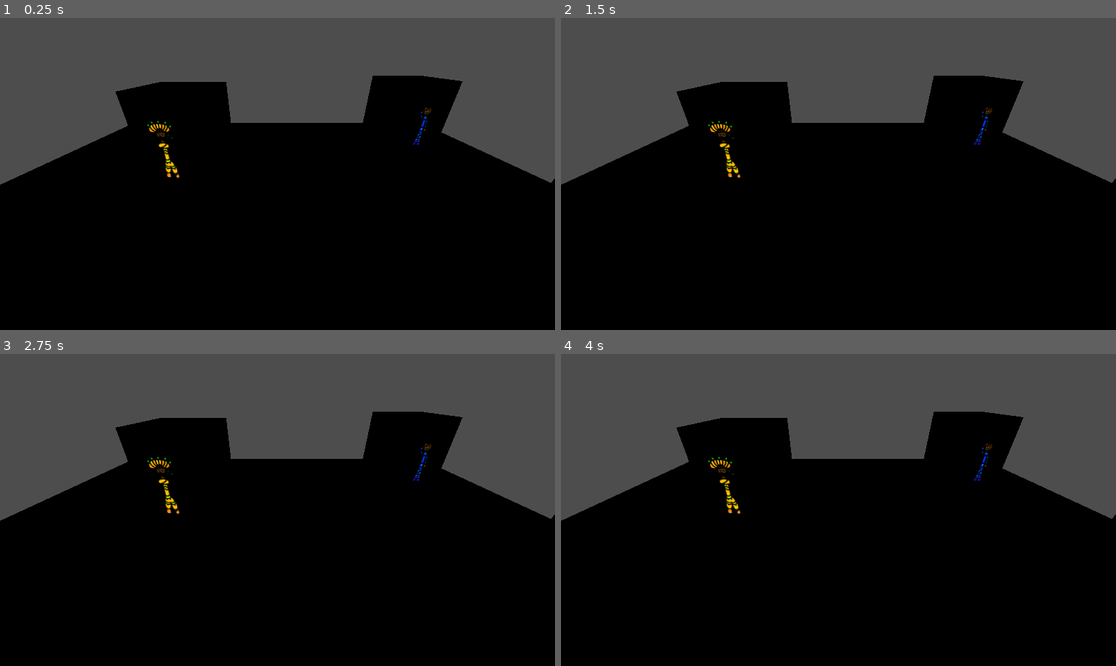
Above: before the commit, frames 1-4 (two rows, left to right).
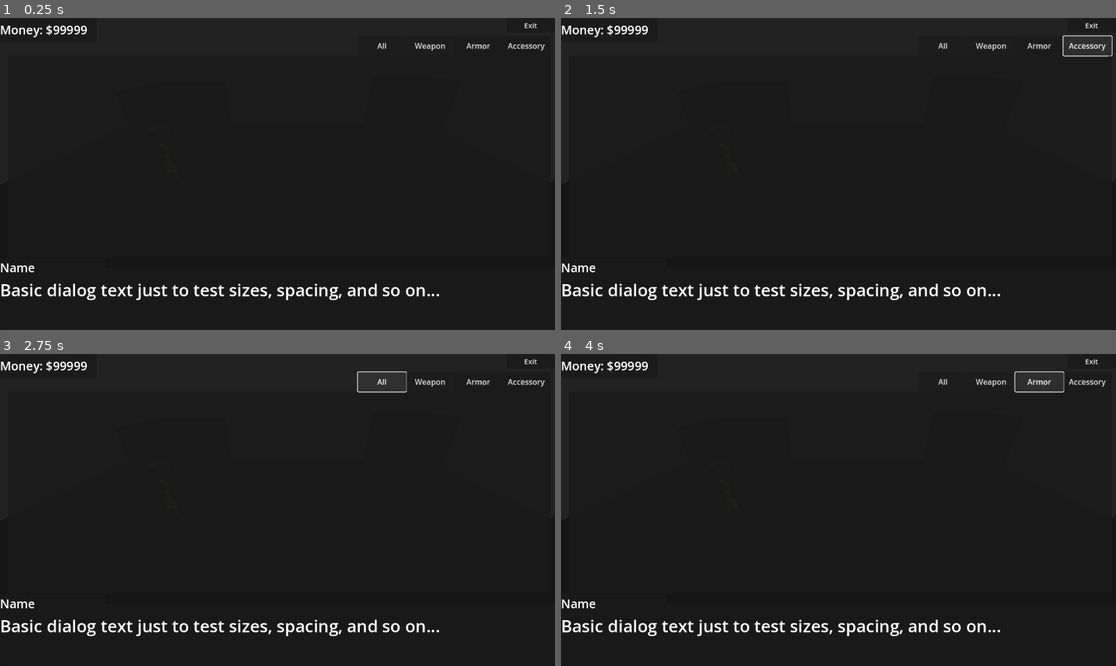
Above: after the commit, the same moments.

Repository: eneumont/towermercs
Game: Godot game, scene res://Scenes/Town/Town1.tscn
The game is run twice, just before and just after one commit, with the same random seed, the same clock (stepped at 60 frames per second) and the same inputs. This scene is started directly instead of the project's main scene.
Inputs (mouse positions are in pixels of both pictures, inside the frame that each line leads up to):
- Up to frame 1 (0.25 s): no input
- Up to frame 2 (1.5 s): click (1038, 46) at 0.5 s, where only the run after the commit has a clickable "Buy"; click (1088, 46) at 1.25 s, where only the run after the commit has a clickable "Sell"
- Up to frame 3 (2.75 s): click (382, 382) at 2 s, where only the run after the commit has a clickable "All"
- Up to frame 4 (4 s): click (993, 382) at 2.75 s, where only the run after the commit has a clickable "Weapon"; click (1038, 382) at 3.5 s, where only the run after the commit has a clickable "Armor"

The runs differ from the first frame. In frame 1, 97% of the frame differs, in the area x 0-100%, y 0-100%; in frame 2, 97%; in frame 3, 97%; in frame 4, 97%.
Error after the commit: Parse Error: Invalid index type "String" for a base of type "Dictionary[ItemRes, int]". (res://Scripts/Town/shop_ui.gd:52)

Commit message:
lot of battle ui, command menu now

Diff:
--- /dev/null
+++ b/Resources/Arts/test_attack.tres
@@ -0,0 +1,18 @@
+[gd_resource type="Resource" script_class="ArtRes" load_steps=3 format=3 uid="uid://c3gbno5omnedq"]
+
+[ext_resource type="Script" uid="uid://ys26fldtku2b" path="res://Scripts/Resources/art_data.gd" id="1_kqxnt"]
+[ext_resource type="Script" uid="uid://dxgcds3j52eam" path="res://Scripts/Resources/status_data.gd" id="2_ctbjl"]
+
+[resource]
+script = ExtResource("1_kqxnt")
+id = "test_attack"
+display_name = "Attack"
+power = 1.0
+ranges = Array[int]([1])
+accuracy = 100.0
+critical = 1.0
+team = 1
+anim = "anim_name"
+crit_art = "test_attack_crit"
+description = "Hit a foe... hard!"
+metadata/_custom_type_script = "uid://ys26fldtku2b"
--- a/Resources/Foes/fairy-1.tres
+++ b/Resources/Foes/fairy-1.tres
@@ -6,4 +6,6 @@
 script = ExtResource("1_4lbf4")
 id = "Fairy1"
 display_name = "Fairy"
+cur_level = 1
+cur_exp = 8
 metadata/_custom_type_script = "uid://cik62ltryynnf"
--- a/Resources/Foes/goblin-1.tres
+++ b/Resources/Foes/goblin-1.tres
@@ -6,4 +6,6 @@
 script = ExtResource("1_ou8jh")
 id = "Goblin1"
 display_name = "Goblin"
+cur_level = 1
+cur_exp = 10
 metadata/_custom_type_script = "uid://cik62ltryynnf"
--- a/Resources/Foes/slime-1.tres
+++ b/Resources/Foes/slime-1.tres
@@ -6,4 +6,6 @@
 script = ExtResource("1_6e2ew")
 id = "Slime1"
 display_name = "Slime"
+cur_level = 1
+cur_exp = 11
 metadata/_custom_type_script = "uid://cik62ltryynnf"
--- a/Scenes/Battle/Characters/BattlerEnemy.tscn
+++ b/Scenes/Battle/Characters/BattlerEnemy.tscn
@@ -1,7 +1,31 @@
-[gd_scene load_steps=2 format=3 uid="uid://cyqrkgg6wkrk3"]
+[gd_scene load_steps=5 format=3 uid="uid://cyqrkgg6wkrk3"]
 
 [ext_resource type="Script" uid="uid://crm8p23mbax35" path="res://Scripts/Battle/battlerE.gd" id="1_qjpua"]
+[ext_resource type="PackedScene" uid="uid://cimcggwvtovg1" path="res://Scenes/Battle/UI/SelectUI.tscn" id="2_v3p1c"]
+
+[sub_resource type="SphereShape3D" id="SphereShape3D_qjpua"]
+radius = 1.5246701
+
+[sub_resource type="ViewportTexture" id="ViewportTexture_5gb2v"]
+viewport_path = NodePath("Sprite3D/SubViewport")
 
 [node name="BattlerEnemy" type="CharacterBody3D"]
 script = ExtResource("1_qjpua")
 metadata/_custom_type_script = "uid://crm8p23mbax35"
+
+[node name="CollisionShape3D" type="CollisionShape3D" parent="."]
+transform = Transform3D(1, 0, 0, 0, 1, 0, 0, 0, 1, 0, 1.5375781, 0)
+shape = SubResource("SphereShape3D_qjpua")
+
+[node name="Sprite3D" type="Sprite3D" parent="."]
+transform = Transform3D(0.3536442, 0, 0, 0, 0.3536442, 0, 0, 0, 1, 0, 2.2431972, 0)
+visible = false
+texture = SubResource("ViewportTexture_5gb2v")
+
+[node name="SubViewport" type="SubViewport" parent="Sprite3D"]
+size = Vector2i(600, 100)
+
+[node name="SelectUI" parent="Sprite3D/SubViewport" instance=ExtResource("2_v3p1c")]
+
+[connection signal="mouse_entered" from="." to="." method="show_select"]
+[connection signal="mouse_exited" from="." to="." method="hide_select"]
--- a/Scenes/Battle/Characters/BattlerPlayer.tscn
+++ b/Scenes/Battle/Characters/BattlerPlayer.tscn
@@ -1,7 +1,10 @@
-[gd_scene load_steps=6 format=3 uid="uid://cf5p3n3ek8f68"]
+[gd_scene load_steps=8 format=3 uid="uid://cf5p3n3ek8f68"]
 
 [ext_resource type="Script" uid="uid://c8b48af2qipn0" path="res://Scripts/Battle/battlerP.gd" id="1_q5msn"]
 [ext_resource type="Texture2D" uid="uid://dxl38cypdf47x" path="res://Images/Textures/Classes/Mage/mage_battle.png" id="2_hqnuu"]
+[ext_resource type="PackedScene" uid="uid://cimcggwvtovg1" path="res://Scenes/Battle/UI/SelectUI.tscn" id="3_wkk3a"]
+
+[sub_resource type="CapsuleShape3D" id="CapsuleShape3D_qko8o"]
 
 [sub_resource type="AtlasTexture" id="AtlasTexture_wkk3a"]
 atlas = ExtResource("2_hqnuu")
@@ -18,17 +21,31 @@
 "speed": 5.0
 }]
 
-[sub_resource type="CapsuleShape3D" id="CapsuleShape3D_qko8o"]
+[sub_resource type="ViewportTexture" id="ViewportTexture_h3dt3"]
+viewport_path = NodePath("Sprite3D/SubViewport")
 
 [node name="BattlerPlayer" type="CharacterBody3D"]
 script = ExtResource("1_q5msn")
 metadata/_custom_type_script = "uid://c8b48af2qipn0"
+
+[node name="CollisionShape3D" type="CollisionShape3D" parent="."]
+transform = Transform3D(1, 0, 0, 0, 1, 0, 0, 0, 1, 0, 1, 0)
+shape = SubResource("CapsuleShape3D_qko8o")
 
 [node name="AnimatedSprite3D" type="AnimatedSprite3D" parent="."]
 transform = Transform3D(0.3, 0, 0, 0, 0.3, 0, 0, 0, 0.3, 0, 1, 0)
 sprite_frames = SubResource("SpriteFrames_h3dt3")
 animation = &"idle"
 
-[node name="CollisionShape3D" type="CollisionShape3D" parent="."]
-transform = Transform3D(1, 0, 0, 0, 1, 0, 0, 0, 1, 0, 1, 0)
-shape = SubResource("CapsuleShape3D_qko8o")
+[node name="Sprite3D" type="Sprite3D" parent="."]
+transform = Transform3D(0.3536442, 0, 0, 0, 0.3536442, 0, 0, 0, 1, 0, 2.2431972, 0)
+visible = false
+texture = SubResource("ViewportTexture_h3dt3")
+
+[node name="SubViewport" type="SubViewport" parent="Sprite3D"]
+size = Vector2i(600, 100)
+
+[node name="SelectUI" parent="Sprite3D/SubViewport" instance=ExtResource("3_wkk3a")]
+
+[connection signal="mouse_entered" from="." to="." method="show_select"]
+[connection signal="mouse_exited" from="." to="." method="hide_select"]
--- a/Scenes/Battle/Fields/Battlefield1.tscn
+++ b/Scenes/Battle/Fields/Battlefield1.tscn
@@ -51,3 +51,6 @@
 transform = Transform3D(1, 0, 0, 0, 1, 0, 0, 0, 1, 4, 0, 2)
 
 [node name="BattleUI" parent="." instance=ExtResource("3_oqfcn")]
+
+[node name="BattleCam" type="Camera3D" parent="."]
+transform = Transform3D(1, 0, 0, 0, 0.833751, 0.55214065, 0, -0.55214065, 0.833751, 0, 4.054781, 5.573721)
--- a/Scenes/Battle/UI/BattleUI.tscn
+++ b/Scenes/Battle/UI/BattleUI.tscn
@@ -1,8 +1,9 @@
-[gd_scene load_steps=4 format=3 uid="uid://d2855ggg0hct0"]
+[gd_scene load_steps=5 format=3 uid="uid://d2855ggg0hct0"]
 
 [ext_resource type="Script" uid="uid://dlyn3ndu5bpm4" path="res://Scripts/Battle/battle_ui.gd" id="1_nkmye"]
 [ext_resource type="PackedScene" uid="uid://dea6lfh22ghef" path="res://Scenes/Battle/UI/TurnOrderUI.tscn" id="1_pwnkg"]
 [ext_resource type="PackedScene" uid="uid://bkkhnrq0u474q" path="res://Scenes/Battle/UI/PartyUI.tscn" id="2_cdxc5"]
+[ext_resource type="PackedScene" uid="uid://0aseox2fxwgw" path="res://Scenes/Battle/UI/FeedbackUI.tscn" id="3_ykgc2"]
 
 [node name="BattleUI" type="Control" node_paths=PackedStringArray("party_slots", "turnOrder")]
 layout_mode = 3
@@ -17,6 +18,17 @@
 
 [node name="TurnOrderUI" parent="." instance=ExtResource("1_pwnkg")]
 layout_mode = 1
+
+[node name="Feedback" parent="." instance=ExtResource("3_ykgc2")]
+layout_mode = 1
+anchors_preset = 5
+anchor_left = 0.5
+anchor_right = 0.5
+offset_left = -310.0
+offset_top = 100.0
+offset_right = 310.0
+offset_bottom = 142.0
+grow_horizontal = 2
 
 [node name="PartyUI" parent="." instance=ExtResource("2_cdxc5")]
 layout_mode = 1
--- /dev/null
+++ b/Scenes/Battle/UI/CommandMenuUI.tscn
@@ -0,0 +1,125 @@
+[gd_scene load_steps=3 format=3 uid="uid://d2ngtar5oskti"]
+
+[ext_resource type="Script" uid="uid://5h0bx4n86xhi" path="res://Scripts/Battle/command_menu.gd" id="1_h3hwq"]
+
+[sub_resource type="CanvasItemMaterial" id="CanvasItemMaterial_dtoyl"]
+blend_mode = 3
+light_mode = 1
+
+[node name="CommandMenu" type="Control"]
+layout_mode = 3
+anchor_right = 0.36100003
+anchor_bottom = 0.574
+offset_right = 0.1279602
+offset_bottom = 0.04800415
+grow_horizontal = 2
+grow_vertical = 2
+script = ExtResource("1_h3hwq")
+
+[node name="Panel2" type="Panel" parent="."]
+modulate = Color(0, 0, 0, 1)
+material = SubResource("CanvasItemMaterial_dtoyl")
+layout_mode = 0
+offset_left = 22.0
+offset_top = 69.0
+offset_right = 410.0
+offset_bottom = 367.0
+
+[node name="VBox" type="VBoxContainer" parent="Panel2"]
+layout_mode = 1
+anchors_preset = 15
+anchor_right = 1.0
+anchor_bottom = 1.0
+grow_horizontal = 2
+grow_vertical = 2
+
+[node name="SwapBtn" type="Button" parent="Panel2/VBox"]
+layout_mode = 2
+size_flags_vertical = 3
+theme_override_font_sizes/font_size = 44
+text = "Swap"
+icon_alignment = 2
+
+[node name="RunBtn" type="Button" parent="Panel2/VBox"]
+layout_mode = 2
+size_flags_vertical = 3
+theme_override_font_sizes/font_size = 44
+text = "Run"
+icon_alignment = 2
+
+[node name="StatusBtn" type="Button" parent="Panel2/VBox"]
+layout_mode = 2
+size_flags_vertical = 3
+theme_override_font_sizes/font_size = 44
+text = "Status"
+icon_alignment = 2
+
+[node name="AnalyseBtn" type="Button" parent="Panel2/VBox"]
+layout_mode = 2
+size_flags_vertical = 3
+theme_override_font_sizes/font_size = 44
+text = "Analyse"
+icon_alignment = 2
+
+[node name="Panel1" type="Panel" parent="."]
+layout_mode = 0
+offset_left = 1.0
+offset_top = 52.0
+offset_right = 389.0
+offset_bottom = 350.0
+
+[node name="VBox" type="VBoxContainer" parent="Panel1"]
+layout_mode = 1
+anchors_preset = 15
+anchor_right = 1.0
+anchor_bottom = 1.0
+grow_horizontal = 2
+grow_vertical = 2
+
+[node name="AttackBtn" type="Button" parent="Panel1/VBox"]
+layout_mode = 2
+size_flags_vertical = 3
+theme_override_font_sizes/font_size = 44
+text = "Attack"
+icon_alignment = 2
+
+[node name="DefendBtn" type="Button" parent="Panel1/VBox"]
+layout_mode = 2
+size_flags_vertical = 3
+theme_override_font_sizes/font_size = 44
+text = "Defend"
+icon_alignment = 2
+
+[node name="ArtsBtn" type="Button" parent="Panel1/VBox"]
+layout_mode = 2
+size_flags_vertical = 3
+theme_override_font_sizes/font_size = 44
+text = "Arts"
+icon_alignment = 2
+
+[node name="ItemsBtn" type="Button" parent="Panel1/VBox"]
+layout_mode = 2
+size_flags_vertical = 3
+theme_override_font_sizes/font_size = 44
+text = "Items"
+icon_alignment = 2
+
+[node name="FlipBtn" type="Button" parent="."]
+layout_mode = 0
+offset_left = 328.0
+offset_top = 2.0
+offset_right = 387.0
+offset_bottom = 52.0
+theme_override_font_sizes/font_size = 30
+text = "Flip"
+icon_alignment = 2
+
+[connection signal="button_up" from="Panel2/VBox/SwapBtn" to="." method="swap_click"]
+[connection signal="button_up" from="Panel2/VBox/RunBtn" to="." method="run_click"]
+[connection signal="button_up" from="Panel2/VBox/StatusBtn" to="." method="status_click"]
+[connection signal="button_up" from="Panel2/VBox/AnalyseBtn" to="." method="analyse_click"]
+[connection signal="button_up" from="Panel1/VBox/AttackBtn" to="." method="attack_click"]
+[connection signal="button_up" from="Panel1/VBox/DefendBtn" to="." method="defend_click"]
+[connection signal="button_up" from="Panel1/VBox/ArtsBtn" to="." method="arts_click"]
+[connection signal="button_up" from="Panel1/VBox/ItemsBtn" to="." method="items_click"]
+[connection signal="button_up" from="FlipBtn" to="." method="flip_click"]
--- /dev/null
+++ b/Scenes/Battle/UI/FeedbackUI.tscn
@@ -0,0 +1,19 @@
+[gd_scene format=3 uid="uid://0aseox2fxwgw"]
+
+[node name="Feedback" type="Label"]
+z_index = 1
+offset_right = 620.0
+offset_bottom = 42.0
+theme_override_font_sizes/font_size = 30
+text = "Testing length of string for feedback ui size"
+horizontal_alignment = 1
+vertical_alignment = 1
+
+[node name="Panel" type="Panel" parent="."]
+z_as_relative = false
+layout_mode = 1
+anchors_preset = 15
+anchor_right = 1.0
+anchor_bottom = 1.0
+grow_horizontal = 2
+grow_vertical = 2
--- /dev/null
+++ b/Scenes/Battle/UI/SelectUI.tscn
@@ -0,0 +1,29 @@
+[gd_scene format=3 uid="uid://cimcggwvtovg1"]
+
+[node name="SelectUI" type="Control"]
+layout_mode = 3
+anchor_right = 0.521
+anchor_bottom = 0.15400001
+offset_right = -0.1920166
+offset_bottom = 0.20799255
+grow_horizontal = 2
+grow_vertical = 2
+
+[node name="VBox" type="VBoxContainer" parent="."]
+layout_mode = 0
+offset_right = 600.0
+offset_bottom = 100.0
+
+[node name="SelectorImg" type="ColorRect" parent="VBox"]
+custom_minimum_size = Vector2(50, 0)
+layout_mode = 2
+size_flags_horizontal = 4
+size_flags_vertical = 3
+
+[node name="SelectHP" type="ProgressBar" parent="VBox"]
+self_modulate = Color(0, 1, 0, 1)
+layout_mode = 2
+size_flags_vertical = 3
+value = 39.16
+exp_edit = true
+show_percentage = false
--- a/Scenes/Battle/UI/TurnOrderUI.tscn
+++ b/Scenes/Battle/UI/TurnOrderUI.tscn
@@ -27,31 +27,3 @@
 offset_right = 20.0
 offset_bottom = 100.0
 grow_horizontal = 2
-
-[node name="Feedback" type="Label" parent="Background"]
-z_index = 1
-layout_mode = 1
-anchors_preset = 7
-anchor_left = 0.5
-anchor_top = 1.0
-anchor_right = 0.5
-anchor_bottom = 1.0
-offset_left = -310.0
-offset_top = 2.0
-offset_right = 310.0
-offset_bottom = 44.0
-grow_horizontal = 2
-grow_vertical = 0
-theme_override_font_sizes/font_size = 30
-text = "Testing length of string for feedback ui size"
-horizontal_alignment = 1
-vertical_alignment = 1
-
-[node name="Panel" type="Panel" parent="Background/Feedback"]
-z_as_relative = false
-layout_mode = 1
-anchors_preset = 15
-anchor_right = 1.0
-anchor_bottom = 1.0
-grow_horizontal = 2
-grow_vertical = 2
--- a/Scripts/Battle/battle_manager.gd
+++ b/Scripts/Battle/battle_manager.gd
@@ -15,8 +15,6 @@
 var next_turnOrder = []
 var targets = []
 
-var feedback: String
-
 func _ready() -> void:
 	MusicManager.stream = audio
 	MusicManager.play()
@@ -24,6 +22,12 @@
 	UI.set_bm(self)
 
 	spawn_battlers()
+	UI.set_turns()
+	UI.set_party()
+
+	#play jump-ins and roars
+	new_feed("Kill them all!!!")
+
 	new_turnOrder(true)
 
 func new_turn():
@@ -35,7 +39,7 @@
 
 func new_turnOrder(begin: bool):
 	if begin:
-		cur_turnOrder = aliveBattlers
+		cur_turnOrder = aliveBattlers.duplicate()
 
 		#maybe add a check for ties
 		for b in cur_turnOrder.size() - 1:
@@ -52,7 +56,7 @@
 	new_turn()
 
 func new_nextTurnOrder():
-	next_turnOrder = aliveBattlers
+	next_turnOrder = aliveBattlers.duplicate()
 
 	#maybe add a check for ties
 	for b in next_turnOrder.size() - 1:
@@ -71,6 +75,7 @@
 		new_battler.create(true, PlayerData.party[i])
 		PlayerBattlers.append(new_battler)
 		Battlers.append(new_battler)
+		aliveBattlers.append(new_battler) #remove/change
 		#if new_battler.curHP > 0: aliveBattlers.append(new_battler)
 		BattlerPosList[i].add_child(new_battler)
 
@@ -91,3 +96,6 @@
 	else:
 		#go to main menu or something else
 		pass
+
+func new_feed(f: String):
+	UI.feed(f)
--- a/Scripts/Battle/battle_ui.gd
+++ b/Scripts/Battle/battle_ui.gd
@@ -3,7 +3,7 @@
 @export var party_slots: Array[Control]
 @export var turnOrder: Control
 
-var feedback: String
+@onready var fb = $Feedback
 
 func set_bm(b: Node3D):
 	turnOrder.bm = b
@@ -14,3 +14,9 @@
 func set_party():
 	for p in party_slots:
 		p.update_self()
+
+func feed(f: String):
+	fb.visible = true
+	fb.text = f
+	await get_tree().create_timer(3.0).timeout
+	fb.visible = false
--- a/Scripts/Battle/battler.gd
+++ b/Scripts/Battle/battler.gd
@@ -18,6 +18,8 @@
 	PLAYER4,
 }
 
+@onready var selector = $Sprite3D
+
 var bm
 
 var act_name: String
@@ -32,6 +34,7 @@
 var controller: Controller
 
 var defending: bool = false
+var dead: bool = false
 var effects: Array
 
 var currentStats = {
@@ -64,7 +67,7 @@
 	CharData.StatType.SPEED: 10.0,
 }
 
-var skills
+var arts: Array
 
 var equipment
 
@@ -73,6 +76,7 @@
 		team = Team.ALLY
 		player = Player.PLAYER
 		displayName = c_data.display_name
+		arts = c_data.equippedArts
 	else:
 		team = Team.FOE
 		player = Player.AI
@@ -88,6 +92,13 @@
 func take_damage(dmg: int):
 	curHP += dmg
 	if curHP > maxHP: curHP = maxHP
+	if curHP <= 0:
+		curHP = 0
+		die()
+
+func die():
+	dead = true
+	bm.aliveBattlers.remove(self)
 
 func do_effects():
 	pass
--- a/Scripts/Battle/battlerE.gd
+++ b/Scripts/Battle/battlerE.gd
@@ -3,7 +3,12 @@
 
 func start_turn():
 	super()
-	end_turn()
 
 func end_turn():
 	super()
+
+func show_select():
+	selector.visible = true
+
+func hide_select():
+	selector.visible = false
--- a/Scripts/Battle/battlerP.gd
+++ b/Scripts/Battle/battlerP.gd
@@ -6,7 +6,12 @@
 
 func start_turn():
 	super()
-	end_turn()
 
 func end_turn():
 	super()
+
+func show_select():
+	selector.visible = true
+
+func hide_select():
+	selector.visible = false
--- /dev/null
+++ b/Scripts/Battle/command_menu.gd
@@ -0,0 +1,30 @@
+extends Control
+
+var bm
+
+func attack_click():
+	pass
+
+func defend_click():
+	pass
+
+func arts_click():
+	pass
+
+func items_click():
+	pass
+
+func swap_click():
+	pass
+
+func run_click():
+	pass
+
+func status_click():
+	pass
+
+func analyse_click():
+	pass
+
+func flip_click():
+	pass
--- a/Scripts/Battle/turn_order_ui.gd
+++ b/Scripts/Battle/turn_order_ui.gd
@@ -6,6 +6,8 @@
 var turnImg = preload("res://Scenes/Battle/UI/TurnImg.tscn")
 var bm
 
+@onready var bg = $Background
+
 func update_both():
 	update_cur()
 	update_next()
@@ -13,9 +15,11 @@
 func update_cur():
 	for i in bm.cur_turnOrder.size():
 		var img = turnImg.instantiate()
-		$Background.add_child(img)
+		img.position = Vector2(5 + (55 * i), 20)
+		bg.add_child(img)
 
 func update_next():
 	for i in bm.next_turnOrder.size():
 		var img = turnImg.instantiate()
-		$Background.add_child(img)
+		img.position = Vector2(600 + (55 * i), 20)
+		bg.add_child(img)
--- a/Scripts/Characters/char_data.gd
+++ b/Scripts/Characters/char_data.gd
@@ -54,7 +54,7 @@
 	match type:
 		ClassType.KNIGHT:
 			set_stats([10, 10, 10, 10, 10, 10, 10])
-			set_arts(["", "", ""])
+			set_arts(["test_attack", "", ""])
 			set_equipment(["", "", ""])
 			set_affinities({
 				AffinityType.BLUNT : AffinityRate.NEUTRAL,
@@ -69,7 +69,7 @@
 			})
 		ClassType.THIEF:
 			set_stats([10, 10, 10, 10, 10, 10, 10])
-			set_arts(["", "", ""])
+			set_arts(["test_attack", "", ""])
 			set_equipment(["", "", ""])
 			set_affinities({
 				AffinityType.BLUNT : AffinityRate.NEUTRAL,
@@ -84,7 +84,7 @@
 			})
 		ClassType.MAGE:
 			set_stats([10, 10, 10, 10, 10, 10, 10])
-			set_arts(["", "", ""])
+			set_arts(["test_attack", "", ""])
 			set_equipment(["", "", ""])
 			set_affinities({
 				AffinityType.BLUNT : AffinityRate.NEUTRAL,
@@ -99,7 +99,7 @@
 			})
 		ClassType.CLERIC:
 			set_stats([10, 10, 10, 10, 10, 10, 10])
-			set_arts(["", "", ""])
+			set_arts(["test_attack", "", ""])
 			set_equipment(["", "", ""])
 			set_affinities({
 				AffinityType.BLUNT : AffinityRate.NEUTRAL,
--- a/Scripts/Resources/art_data.gd
+++ b/Scripts/Resources/art_data.gd
@@ -1,7 +1,7 @@
 extends Resource
 class_name ArtRes
 
-@export var act_name: String
+@export var id: String
 @export var display_name: String
 @export var power: float
 @export var ranges: Array[int]
--- a/Scripts/Save/player_data.gd
+++ b/Scripts/Save/player_data.gd
@@ -1,13 +1,18 @@
 extends Node
 
 var money: int = 100 #0
-var inventory: Dictionary
+var inventory: Dictionary[ItemRes, int]
 
 var party: Array[CharData] = [
 	CharData.new("Test1", CharData.ClassType.MAGE),
 	CharData.new("Test2", CharData.ClassType.THIEF),
 	CharData.new("Test3", CharData.ClassType.KNIGHT),
-	CharData.new("Test4", CharData.ClassType.CLERIC)
+	CharData.new("Test4", CharData.ClassType.CLERIC),
+]
+var reserve: Array[CharData] = [
+	CharData.new("Test5", CharData.ClassType.CLERIC),
+	CharData.new("Test6", CharData.ClassType.THIEF),
+	CharData.new("Test7", CharData.ClassType.KNIGHT),
 ]
 var collection: Array[CharData] = []
 var available_classes: Array[CharData.ClassType] = [
@@ -30,6 +35,7 @@
 		"money": money,
 		"inventory": inventory,
 		"party": party,
+		"reserve": reserve,
 		"collection": collection,
 		"available_classes": available_classes,
 		"player_pos": player_pos,
Not shown, added: Scripts/Battle/command_menu.gd.uid
